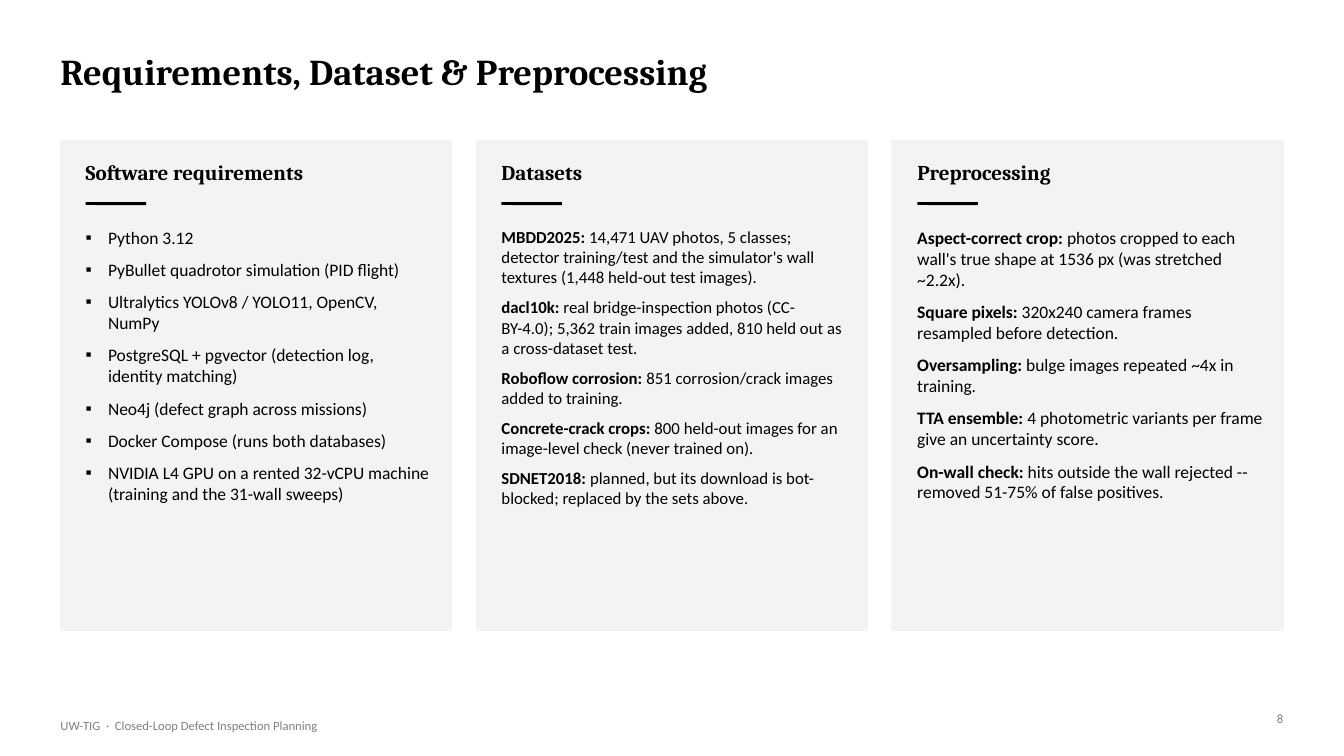
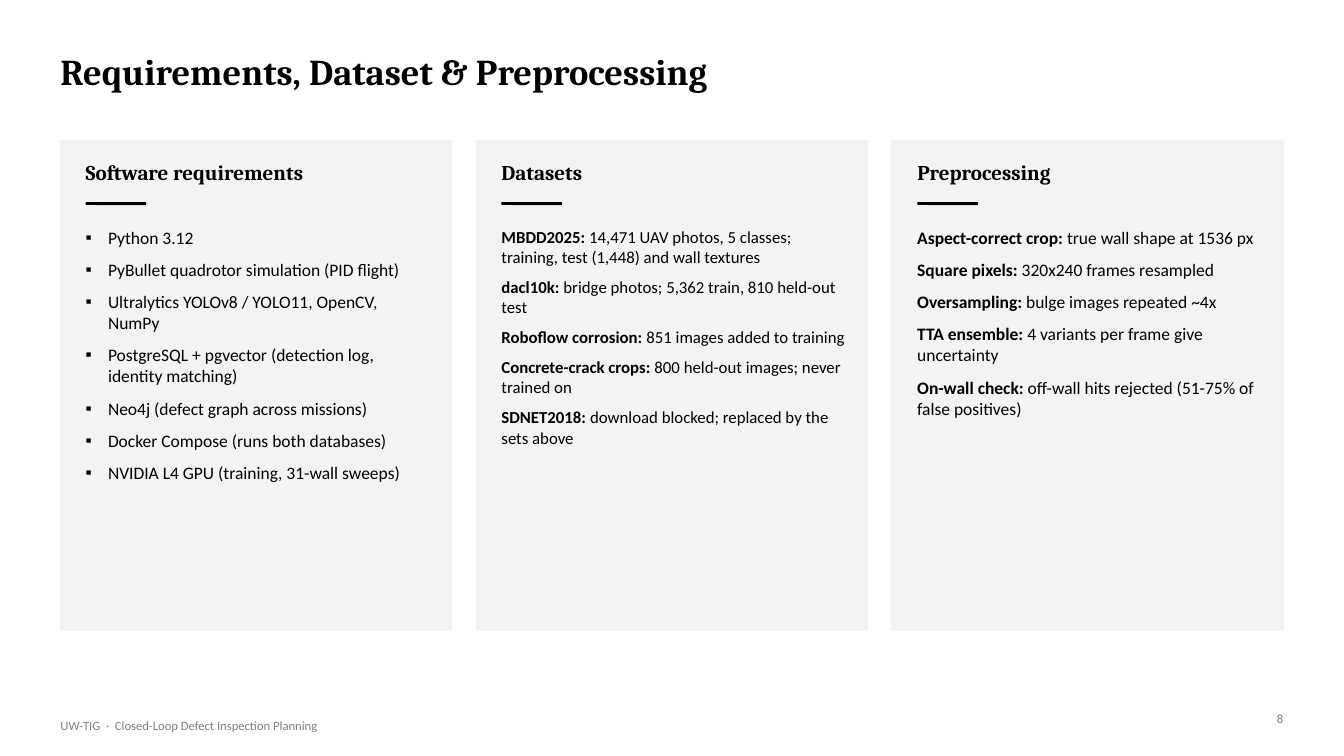
Before and after one commit to DrNeel11/project_work_1, a slide deck: slide 8 of drone-sim-today/UW-TIG_Review_Deck.pptx. Drawn at 1344x756 pixels with LibreOffice and Linux fonts; fonts in the diff are those of the drawing. Boxes give left, top, right and bottom in pixels: in the first picture for what was removed or moved away, otherwise in the second. Text is boxed around its words. In the diff, an @@ line names an element or a change of style, - is before the commit and + after.

```diff
--- a/drone-sim-today/UW-TIG_Review_Deck.pptx
+++ b/drone-sim-today/UW-TIG_Review_Deck.pptx
@@ text at (501, 231, 844, 444): text changed @@
-▪ MBDD2025: 14,471 UAV photos, 5 classes; detector training/test and the simulator's wall textures (1,448 held-out test images).
-▪ dacl10k: real bridge-inspection photos (CC-BY-4.0); 5,362 train images added, 810 held out as a cross-dataset test.
-▪ Roboflow corrosion: 851 corrosion/crack images added to training.
-▪ Concrete-crack crops: 800 held-out images for an image-level check (never trained on).
-▪ SDNET2018: planned, but its download is bot-blocked; replaced by the sets above.
+▪ MBDD2025: 14,471 UAV photos, 5 classes; training, test (1,448) and wall textures
+▪ dacl10k: bridge photos; 5,362 train, 810 held-out test
+▪ Roboflow corrosion: 851 images added to training
+▪ Concrete-crack crops: 800 held-out images; never trained on
+▪ SDNET2018: download blocked; replaced by the sets above
@@ text at (917, 232, 1254, 418): text changed @@
-▪ Aspect-correct crop: photos cropped to each wall's true shape at 1536 px (was stretched ~2.2x).
-▪ Square pixels: 320x240 camera frames resampled before detection.
-▪ Oversampling: bulge images repeated ~4x in training.
-▪ TTA ensemble: 4 photometric variants per frame give an uncertainty score.
-▪ On-wall check: hits outside the wall rejected -- removed 51-75% of false positives.
+▪ Aspect-correct crop: true wall shape at 1536 px
+▪ Square pixels: 320x240 frames resampled
+▪ Oversampling: bulge images repeated ~4x
+▪ TTA ensemble: 4 variants per frame give uncertainty
+▪ On-wall check: off-wall hits rejected (51-75% of false positives)
@@ text at (108, 466, 400, 482): text changed @@
-▪ NVIDIA L4 GPU on a rented 32-vCPU machine (training and the 31-wall sweeps)
+▪ NVIDIA L4 GPU (training, 31-wall sweeps)
```
Also in this commit, not shown: 11 other slides changed, 1 other file.
